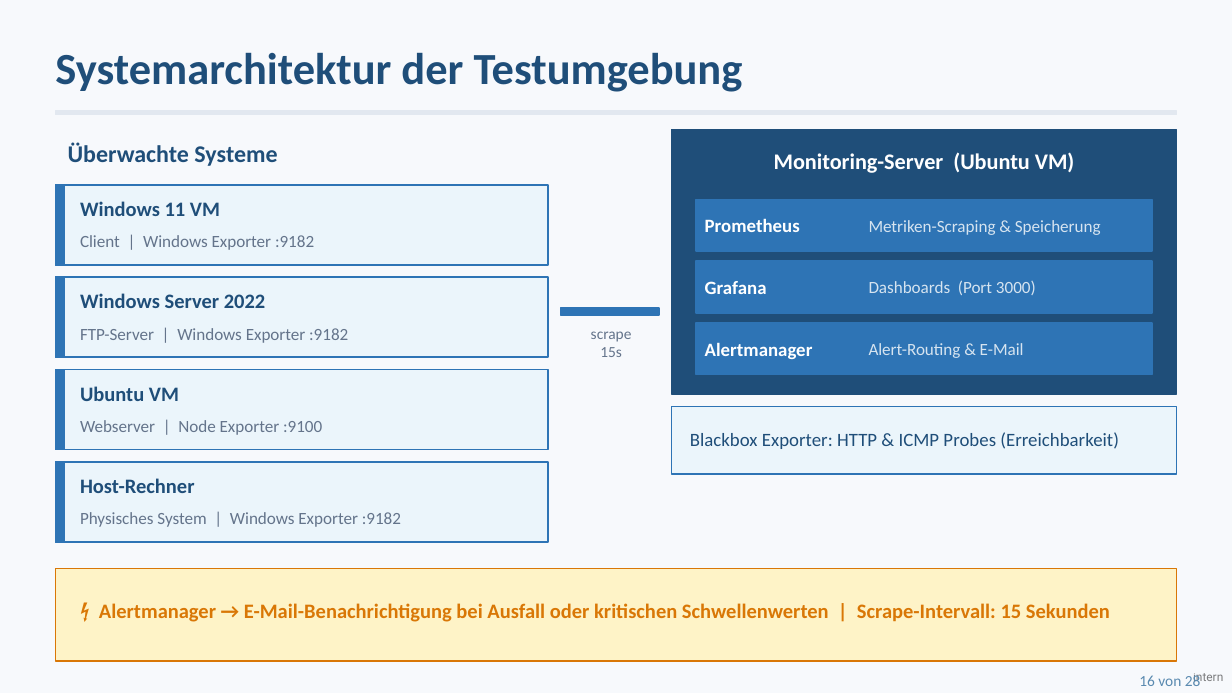
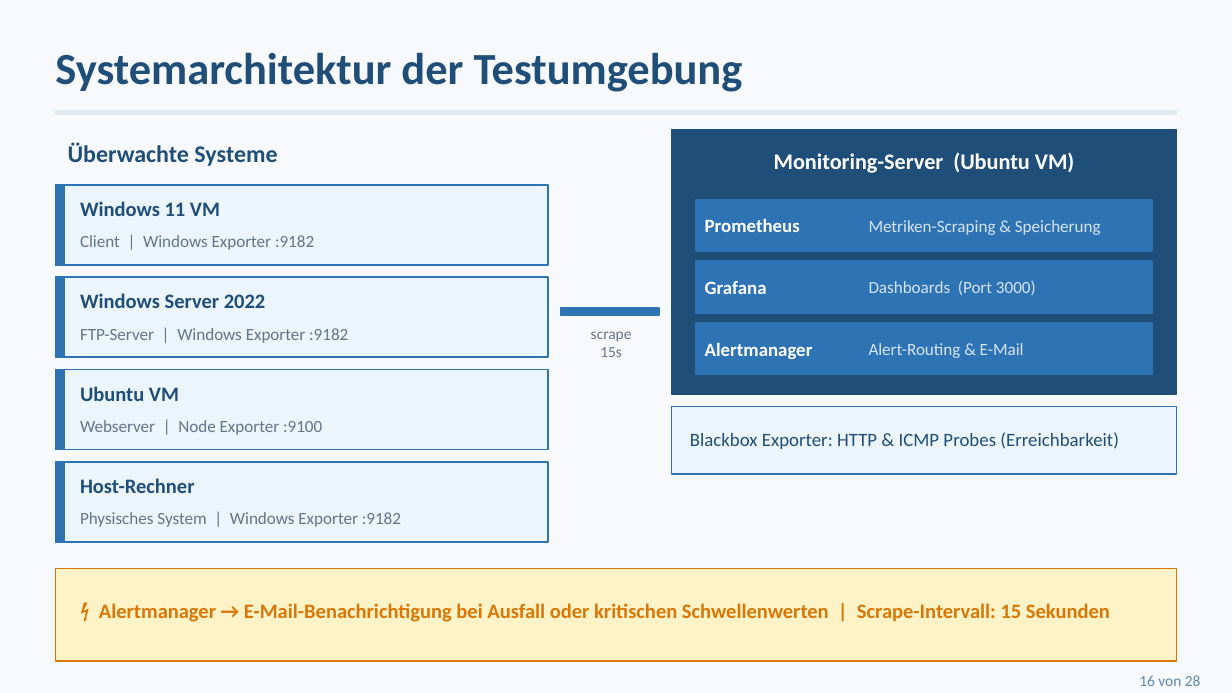
Before and after one commit to notGramer/Berichtsheft, a slide deck: slide 16 of IHK/Projekt-Präsi/Praesentation_KiourtzidisV2.pptx. Drawn at 1232x693 pixels with LibreOffice and Linux fonts; fonts in the diff are those of the drawing. Boxes give left, top, right and bottom in pixels: in the first picture for what was removed or moved away, otherwise in the second. Text is boxed around its words. In the diff, an @@ line names an element or a change of style, - is before the commit and + after.

```diff
--- a/IHK/Projekt-Präsi/Praesentation_KiourtzidisV2.pptx
+++ b/IHK/Projekt-Präsi/Praesentation_KiourtzidisV2.pptx
@@ text removed at [1193,673,1223,685] @@
-intern
```
Also in this commit, not shown: 27 other slides changed, 4 other files.
